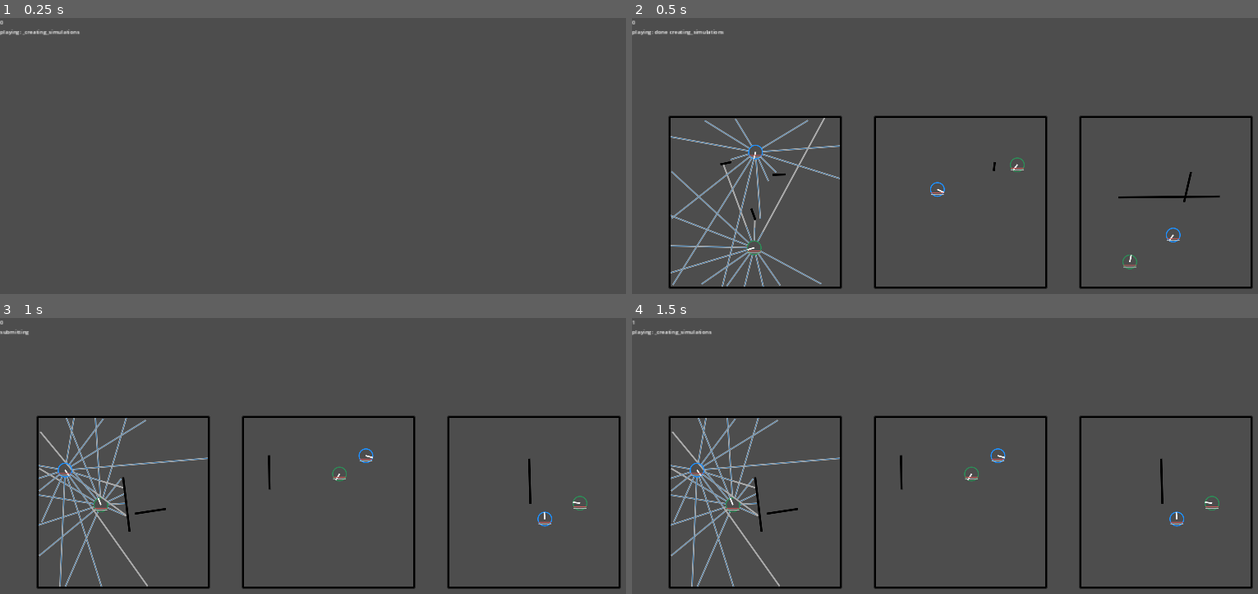
Above: before the commit, frames 1-4 (two rows, left to right).
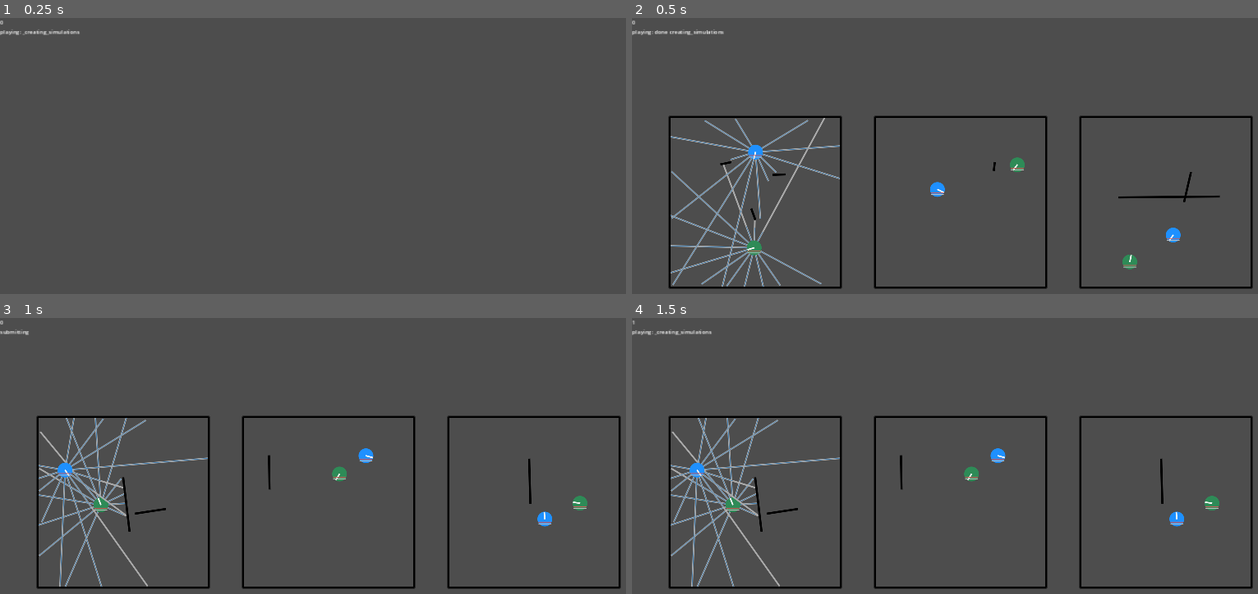
Above: after the commit, the same moments.

Repository: stokatyan/godot-ai
Game: Godot game, scene res://BattleRoyalGame/BREnv.tscn
Same seed, same stepped clock (60 frames per second), same inputs: the game is played once before the commit and once after it.
Inputs:
- Up to frame 1 (0.25 s): no input
- Up to frame 2 (0.5 s): no input
- Up to frame 3 (1 s): tap Enter at 0.5 s; hold D from 0.53 s (still down); tap 2 at 0.6 s; tap Space at 0.77 s
- Up to frame 4 (1.5 s): tap Space at 1.25 s; release D at 1.28 s; hold S from 1.28 s (still down); tap 3 at 1.35 s

Frame 1 is identical in both runs. In frame 2, 0.4% of the frame differs, in the area x 18-88%, y 46-91%; in frame 3, 0.4%; in frame 4, 0.4%.
Error before the commit: Out of bounds get index '1' (on base: 'Array[String]') (res://BattleRoyalGame/BRSimulation.gd:219)
Error after the commit: Cannot call method 'poll' on a null value. (res://AI/AIServerTCP.gd:40)

Commit message:
fill in agents

Diff:
--- a/godot-ai-client/BattleRoyalGame/BREnv.gd
+++ b/godot-ai-client/BattleRoyalGame/BREnv.gd
@@ -136,11 +136,17 @@
 		draw_circle(
 			agent._position + offset,
 			agent._radius,
+			colors[agent_index]
+		)
+		draw_circle(
+			agent._position + offset,
+			agent._radius,
 			colors[agent_index],
 			false,
 			2.0,
 			true
 		)
+
 
 		# Orientation
 		draw_line(
--- a/godot-ai-client/BattleRoyalGame/BRSimulation.gd
+++ b/godot-ai-client/BattleRoyalGame/BRSimulation.gd
@@ -34,6 +34,7 @@
 		return _team1_layer
 	if team == 2:
 		return _team2_layer
+	assert(false, "No Layer to return")
 
 func _init():
 	_setup_physics_server()
@@ -179,34 +180,6 @@
 	else:
 		return -100
 
-## Check if p2 will overlap the line from p1 to p3
-func _will_overlap(p1: Vector2, p3: Vector2, p2: Vector2, r: float):
-	var min_distance = 2 * r
-
-	# Vector from p1 to p3
-	var p1_to_p3 = p3 - p1
-	# Vector from p1 to p2
-	var p1_to_p2 = p2 - p1
-
-	# Project p1_to_p2 onto p1_to_p3
-	var projection = p1_to_p2.dot(p1_to_p3) / p1_to_p3.length_squared()
-	var closest_point: Vector2
-
-	# Determine the closest point on the line segment to p2
-	if projection < 0.0:
-		#return null
-		closest_point = p1  # Closest to p1 if the projection is negative
-	elif projection > 1.0:
-		closest_point = p3  # Closest to p3 if the projection exceeds 1
-	else:
-		closest_point = p1 + p1_to_p3 * projection  # Closest point on the segment
-
-	# Calculate the distance from p2 to the closest point
-	var distance_to_p2 = (closest_point - p2).length()
-
-	if distance_to_p2 < min_distance:
-		return closest_point
-
 func get_agent_names() -> Array[String]:
 	return agent_names
 
@@ -214,9 +187,7 @@
 	return _agents.size()
 
 func get_agent_name(agent_index: int) -> String:
-	if agent_index == 0:
-		return agent_names[0]
-	return agent_names[1]
+	return agent_names[0]
 
 ## New Game
 
@@ -418,7 +389,6 @@
 	shoot_query.transform = from_transform
 
 	var shoot_result = space_state.cast_motion(shoot_query)
-	print(shoot_result)
 	var shoot_magnitude = shoot_result[0]
 	var shot_end = start + shoot_magnitude * shoot_query.motion
 	return shot_end
